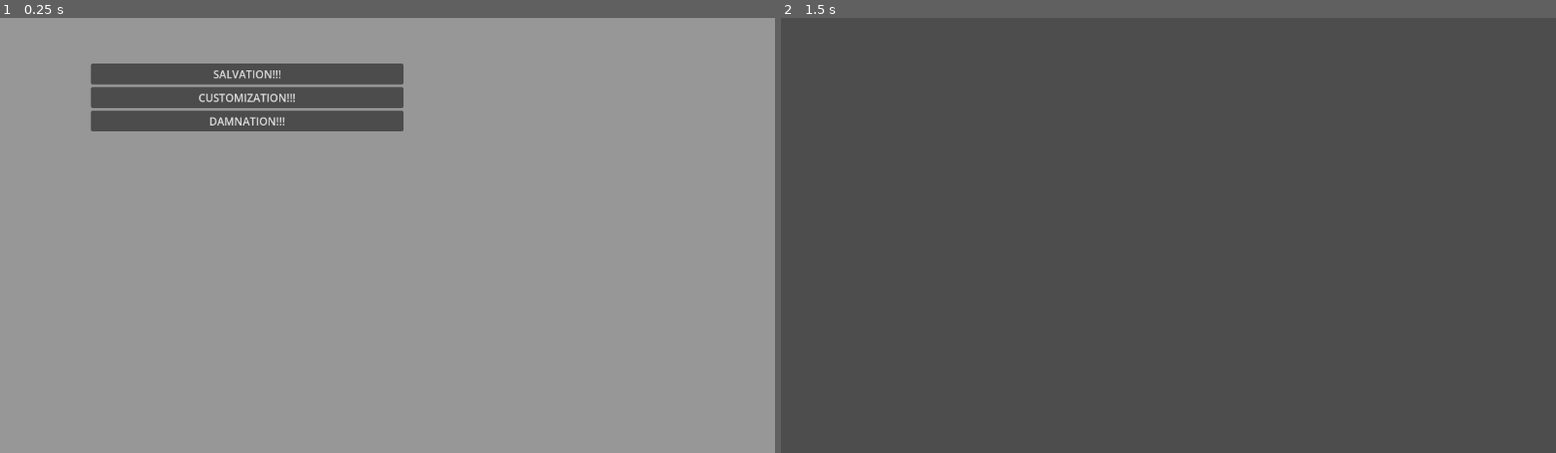
Above: before the commit, frames 1-2 (left to right).
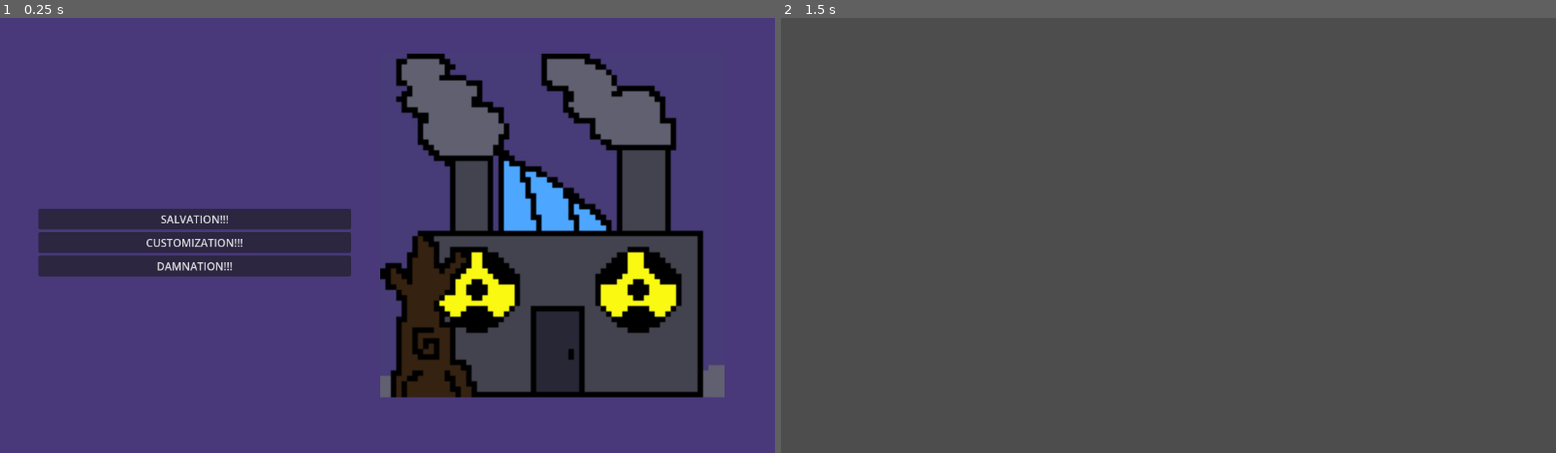
Above: after the commit, the same moments.

Repository: morphthesworph/overcooked--the-budget-cut
Game: Godot game, scene res://main_menu.tscn
Same seed, same stepped clock (60 frames per second), same inputs: the game is played once before the commit and once after it.
Inputs:
- Up to frame 1 (0.25 s): no input
- Up to frame 2 (1.5 s): click "SALVATION!!!" at 0.5 s; tap Enter at 1.25 s

The runs differ from the first frame. In frame 1, 100% of the frame differs, in the area x 0-100%, y 0-100%; in frame 2, nothing differs.

Commit message:
added imagery to menu screen (snim)
added a app icon and a picture the the main menu

Diff:
--- a/main_menu.tscn
+++ b/main_menu.tscn
@@ -1,6 +1,7 @@
-[gd_scene load_steps=2 format=3 uid="uid://bxejqj5p5y4i1"]
+[gd_scene load_steps=3 format=3 uid="uid://bxejqj5p5y4i1"]
 
 [ext_resource type="Script" path="res://main_menu.gd" id="1_vg7pp"]
+[ext_resource type="Texture2D" uid="uid://cf4dvc0r0bw53" path="res://the_factory.png" id="2_n5gdu"]
 
 [node name="main_menu" type="Control"]
 layout_mode = 3
@@ -18,19 +19,19 @@
 anchor_bottom = 1.0
 grow_horizontal = 2
 grow_vertical = 2
-color = Color(0.593134, 0.593134, 0.593134, 1)
+color = Color(0.286163, 0.224863, 0.483342, 1)
 
 [node name="VBoxContainer" type="VBoxContainer" parent="."]
 layout_mode = 1
 anchors_preset = -1
-anchor_left = 0.117
-anchor_top = 0.105
-anchor_right = 0.521
-anchor_bottom = 0.875
-offset_left = 0.215988
-offset_top = -0.0400009
-offset_right = -0.192017
-offset_bottom = -6.10352e-05
+anchor_left = 0.049
+anchor_top = 0.438
+anchor_right = 0.453
+anchor_bottom = 0.594
+offset_left = 0.551998
+offset_top = 0.175995
+offset_right = 0.143982
+offset_bottom = 0.0879822
 
 [node name="play_button" type="Button" parent="VBoxContainer"]
 layout_mode = 2
@@ -44,6 +45,11 @@
 layout_mode = 2
 text = "DAMNATION!!!"
 
+[node name="TheFactory" type="Sprite2D" parent="."]
+position = Vector2(821, 309)
+scale = Vector2(2, 2)
+texture = ExtResource("2_n5gdu")
+
 [connection signal="pressed" from="VBoxContainer/play_button" to="." method="_on_play_button_pressed"]
 [connection signal="pressed" from="VBoxContainer/settings_button" to="." method="_on_settings_button_pressed"]
 [connection signal="pressed" from="VBoxContainer/quit_button" to="." method="_on_quit_button_pressed"]
--- a/project.godot
+++ b/project.godot
@@ -13,7 +13,7 @@
 config/name="overcooked: the budget cut"
 run/main_scene="res://main_menu.tscn"
 config/features=PackedStringArray("4.3", "GL Compatibility")
-config/icon="res://icon.svg"
+config/icon="res://logo.png"
 
 [rendering]
 
Binary file added: logo.png
Not shown, added: logo.png.import
Binary file added: the_factory.png
Not shown, added: the_factory.png.import
